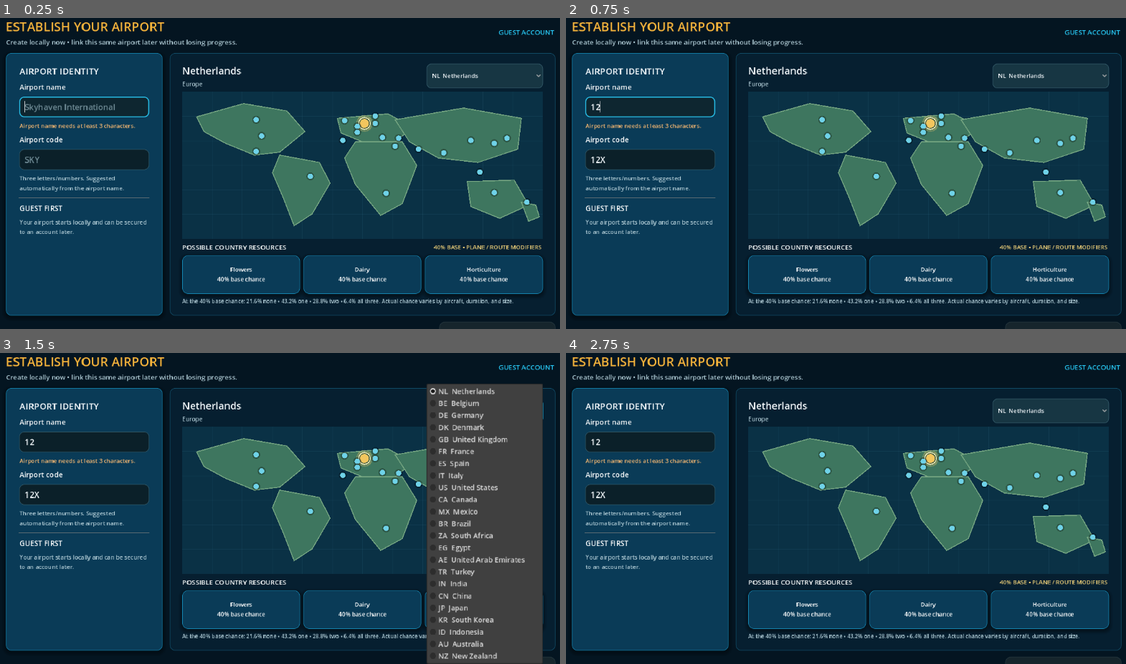
Above: before the commit, frames 1-4 (two rows, left to right).
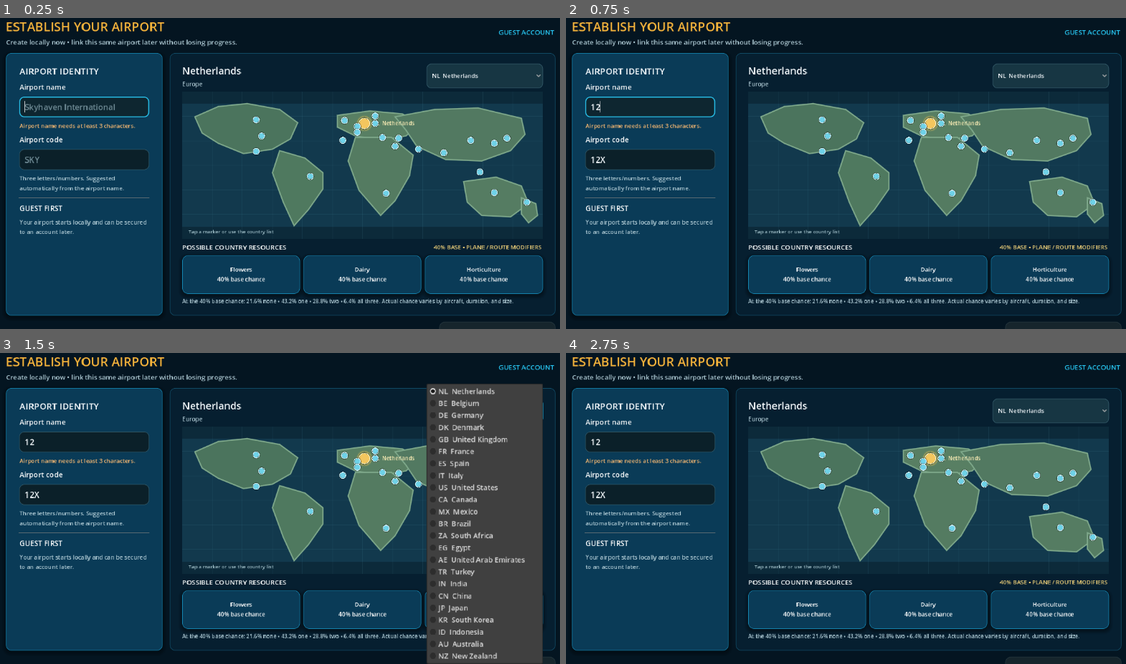
Above: after the commit, the same moments.

Repository: elroynbenjamins/SkyportOnline
Game: Godot game, scene res://src/main/Main.tscn
Same seed, same stepped clock (60 frames per second), same inputs: the game is played once before the commit and once after it.
Inputs (mouse positions are in pixels of both pictures, inside the frame that each line leads up to):
- Up to frame 1 (0.25 s): no input
- Up to frame 2 (0.75 s): click (650, 108) at 0.52 s; type "12" at 0.6 s
- Up to frame 3 (1.5 s): click (84, 496) at 0.75 s; type "12" at 0.83 s; click "NL Netherlands" at 1.25 s
- Up to frame 4 (2.75 s): tap Enter at 2 s; drag from (930, 499) to (902, 433) at 2.02 s

The runs differ from the first frame. In frame 1, 3.2% of the frame differs, in the area x 33-97%, y 27-70%; in frame 2, 3.2%; in frame 3, 2.4%; in frame 4, 3.2%.

Commit message:
Polish interactive country picker map

Diff:
--- a/src/ui/CountryMap.gd
+++ b/src/ui/CountryMap.gd
@@ -2,15 +2,17 @@
 extends Control
 
 signal country_selected(country_id: String)
+signal country_hovered(country_id: String)
 
 var countries: Array[Dictionary] = []
 var selected_country_id := ""
 var hovered_country_id := ""
 
-const OCEAN_COLOR := Color("0a3145")
-const GRID_COLOR := Color(0.22, 0.45, 0.55, 0.18)
-const LAND_COLOR := Color("3e765f")
-const LAND_EDGE := Color("79a984")
+const OCEAN_COLOR := Color("12394d")
+const OCEAN_DEEP := Color("0c2a3a")
+const GRID_COLOR := Color(0.35, 0.62, 0.70, 0.13)
+const LAND_COLOR := Color("4f785f")
+const LAND_EDGE := Color("80aa8c")
 const MARKER_COLOR := Color("6fd2e8")
 const MARKER_HOVER := Color("d7f6fb")
 const MARKER_SELECTED := Color("f3c65e")
@@ -34,11 +36,16 @@
 
 
 func _draw() -> void:
-	draw_rect(Rect2(Vector2.ZERO, size), OCEAN_COLOR)
+	draw_rect(Rect2(Vector2.ZERO, size), OCEAN_DEEP)
+	draw_rect(
+		Rect2(Vector2(0, size.y * 0.08), Vector2(size.x, size.y * 0.84)),
+		OCEAN_COLOR
+	)
 	_draw_grid()
 	_draw_continents()
 	for country in countries:
 		_draw_country_marker(country)
+	_draw_hint()
 
 
 func _draw_grid() -> void:
@@ -52,43 +59,48 @@
 
 func _draw_continents() -> void:
 	_draw_continent([
-		[0.04, 0.17], [0.17, 0.08], [0.29, 0.13], [0.34, 0.27],
-		[0.27, 0.41], [0.20, 0.43], [0.12, 0.35], [0.06, 0.27]
-	])
-	_draw_continent([
-		[0.27, 0.43], [0.38, 0.48], [0.41, 0.62], [0.36, 0.83],
-		[0.31, 0.91], [0.28, 0.72], [0.25, 0.55]
-	])
-	_draw_continent([
-		[0.43, 0.18], [0.57, 0.15], [0.64, 0.24], [0.59, 0.34],
-		[0.50, 0.34], [0.44, 0.28]
-	])
-	_draw_continent([
-		[0.48, 0.34], [0.61, 0.34], [0.65, 0.50], [0.61, 0.76],
-		[0.55, 0.84], [0.48, 0.63], [0.45, 0.45]
-	])
-	_draw_continent([
-		[0.59, 0.19], [0.78, 0.11], [0.94, 0.18], [0.93, 0.39],
-		[0.82, 0.48], [0.71, 0.45], [0.63, 0.34]
-	])
-	_draw_continent([
-		[0.79, 0.61], [0.92, 0.60], [0.96, 0.77], [0.88, 0.86],
-		[0.80, 0.78]
-	])
-	_draw_continent([
-		[0.94, 0.75], [0.98, 0.77], [0.99, 0.85], [0.96, 0.88]
-	])
-
-
-func _draw_continent(values: Array) -> void:
+		[0.035, 0.17], [0.10, 0.10], [0.18, 0.08], [0.27, 0.12],
+		[0.32, 0.21], [0.30, 0.32], [0.25, 0.39], [0.17, 0.42],
+		[0.10, 0.35], [0.055, 0.28]
+	], Color("4b745d"))
+	_draw_continent([
+		[0.27, 0.40], [0.34, 0.45], [0.39, 0.55], [0.39, 0.66],
+		[0.35, 0.80], [0.31, 0.91], [0.28, 0.75], [0.25, 0.55]
+	], Color("4f795f"))
+	_draw_continent([
+		[0.43, 0.16], [0.52, 0.13], [0.61, 0.15], [0.66, 0.22],
+		[0.62, 0.30], [0.55, 0.33], [0.48, 0.30], [0.43, 0.24]
+	], Color("587f63"))
+	_draw_continent([
+		[0.48, 0.31], [0.58, 0.31], [0.64, 0.43], [0.63, 0.57],
+		[0.59, 0.74], [0.55, 0.84], [0.49, 0.67], [0.46, 0.47]
+	], Color("547b61"))
+	_draw_continent([
+		[0.59, 0.17], [0.70, 0.12], [0.82, 0.11], [0.94, 0.18],
+		[0.95, 0.29], [0.91, 0.40], [0.83, 0.47], [0.73, 0.46],
+		[0.65, 0.37], [0.62, 0.26]
+	], Color("527961"))
+	_draw_continent([
+		[0.78, 0.61], [0.87, 0.58], [0.94, 0.64], [0.96, 0.76],
+		[0.91, 0.85], [0.83, 0.84], [0.79, 0.75]
+	], Color("557c62"))
+	_draw_continent([
+		[0.94, 0.72], [0.98, 0.76], [0.985, 0.84], [0.96, 0.89],
+		[0.94, 0.83]
+	], Color("567d63"))
+
+
+func _draw_continent(values: Array, fill: Color) -> void:
 	var polygon := PackedVector2Array()
 	for value in values:
-		polygon.append(Vector2(float(value[0]) * size.x, float(value[1]) * size.y))
-	draw_colored_polygon(polygon, LAND_COLOR)
-	var closed := polygon.duplicate()
-	if not closed.is_empty():
-		closed.append(closed[0])
-		draw_polyline(closed, LAND_EDGE, 2.0)
+		polygon.append(
+			Vector2(float(value[0]) * size.x, float(value[1]) * size.y)
+		)
+	draw_colored_polygon(polygon, fill)
+	var outline := polygon.duplicate()
+	if not outline.is_empty():
+		outline.append(outline[0])
+		draw_polyline(outline, LAND_EDGE, 1.5, true)
 
 
 func _draw_country_marker(country: Dictionary) -> void:
@@ -99,45 +111,76 @@
 
 	var marker_size := 12.0
 	var fill := MARKER_COLOR
+	var border := Color("d3f0f6")
 	if is_hovered:
-		marker_size = 16.0
+		marker_size = 17.0
 		fill = MARKER_HOVER
+		border = Color.WHITE
 	if is_selected:
-		marker_size = 20.0
+		marker_size = 22.0
 		fill = MARKER_SELECTED
-		var glow := MARKER_SELECTED
-		glow.a = 0.18
-		draw_rect(
-			Rect2(marker_position - Vector2(14, 14), Vector2(28, 28)),
-			glow
+		border = Color("fff3bd")
+		draw_circle(
+			marker_position,
+			18.0,
+			Color(0.95, 0.78, 0.32, 0.16)
+		)
+		draw_circle(
+			marker_position,
+			15.0,
+			Color(0.95, 0.78, 0.32, 0.35),
+			false,
+			2.0
 		)
 
 	draw_circle(
 		marker_position,
 		marker_size * 0.5 + 3.0,
-		Color(0, 0, 0, 0.28)
+		Color(0, 0, 0, 0.30)
 	)
 	draw_circle(
 		marker_position,
 		marker_size * 0.5,
 		fill
 	)
-
-	if is_selected:
-		draw_circle(
-			marker_position,
-			13.0,
-			Color("fff3bd"),
-			false,
-			2.0
-		)
-		draw_circle(
-			marker_position,
-			17.0,
-			Color("f2c96d", 0.28),
-			false,
-			3.0
-		)
+	draw_circle(
+		marker_position,
+		marker_size * 0.5 + 1.0,
+		border,
+		false,
+		1.5
+	)
+
+	if is_selected or is_hovered:
+		var text_color := (
+			Color("fff0b8")
+			if is_selected
+			else Color("ecfbff")
+		)
+		draw_string(
+			ThemeDB.fallback_font,
+			marker_position + Vector2(marker_size * 0.5 + 6.0, 4.0),
+			"%s  %s" % [
+				country_id,
+				String(country.get("name", "Country"))
+			],
+			HORIZONTAL_ALIGNMENT_LEFT,
+			-1,
+			12,
+			text_color
+		)
+
+
+func _draw_hint() -> void:
+	draw_string(
+		ThemeDB.fallback_font,
+		Vector2(14, size.y - 12),
+		"Tap a marker or use the country list",
+		HORIZONTAL_ALIGNMENT_LEFT,
+		-1,
+		11,
+		Color("a8c7d0")
+	)
 
 
 func _country_position(country: Dictionary) -> Vector2:
@@ -152,6 +195,7 @@
 		var next_hover := _country_at(event.position)
 		if next_hover != hovered_country_id:
 			hovered_country_id = next_hover
+			country_hovered.emit(next_hover)
 			queue_redraw()
 	elif event is InputEventMouseButton:
 		if event.button_index == MOUSE_BUTTON_LEFT and event.pressed:
@@ -174,7 +218,7 @@
 
 func _country_at(local_position: Vector2) -> String:
 	var closest_id := ""
-	var closest_distance := 22.0
+	var closest_distance := 26.0
 	for country in countries:
 		var distance := local_position.distance_to(_country_position(country))
 		if distance <= closest_distance:
